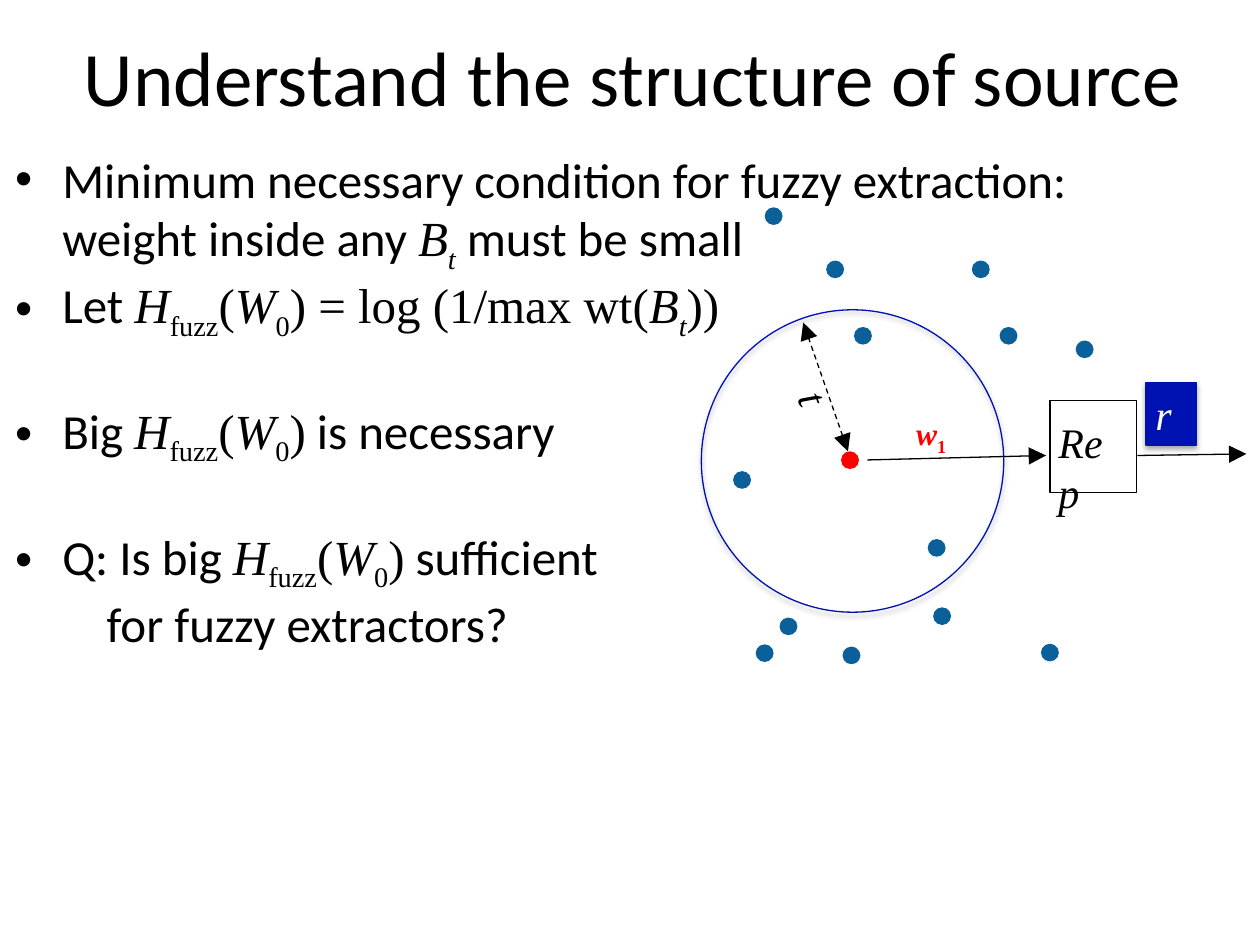
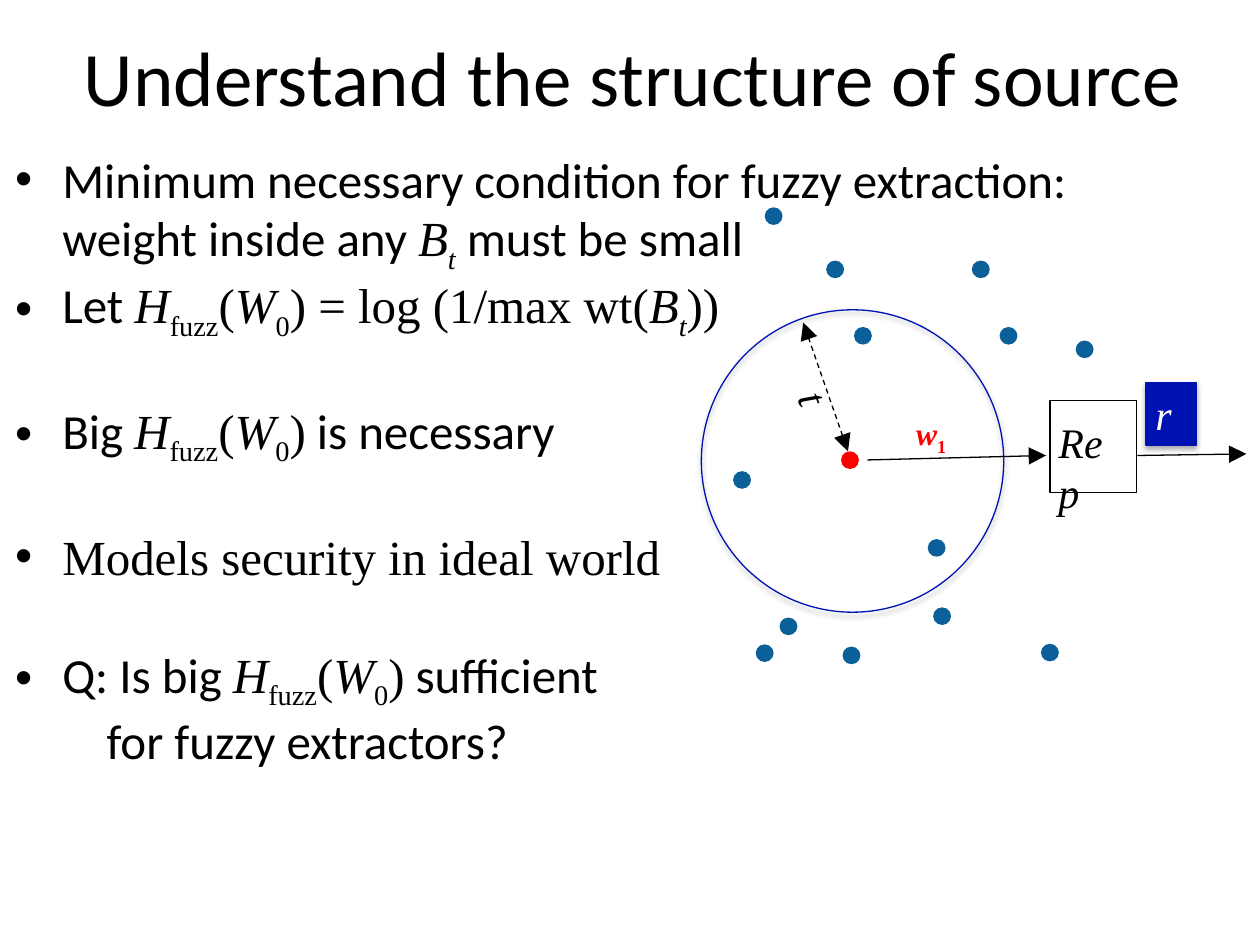
Before and after one commit to xianruimeng/comp-fuzzy-ext, a slide deck: slide 22 of Haifa-KeyDerivation.pptx. Drawn at 1260x945 pixels with LibreOffice and Linux fonts; fonts in the diff are those of the drawing. Boxes give left, top, right and bottom in pixels: in the first picture for what was removed or moved away, otherwise in the second. Text is boxed around its words. In the diff, an @@ line names an element or a change of style, - is before the commit and + after.

```diff
--- a/Haifa-KeyDerivation.pptx
+++ b/Haifa-KeyDerivation.pptx
@@ text at <box>62,541,660,585</box>: paragraph added @@
+• Models security in ideal world
```
Also in this commit, not shown: 9 other slides changed, 1 slide added.
